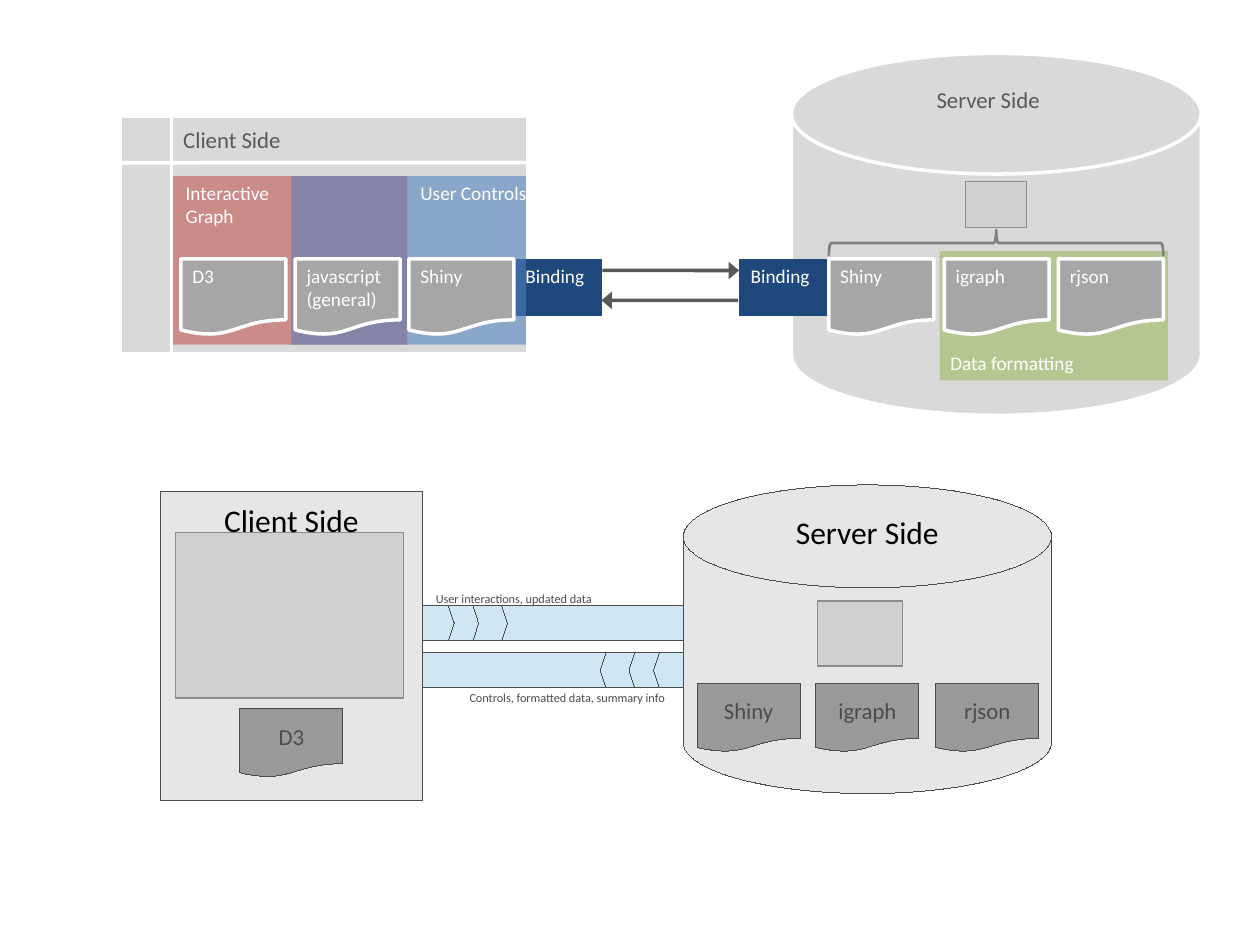
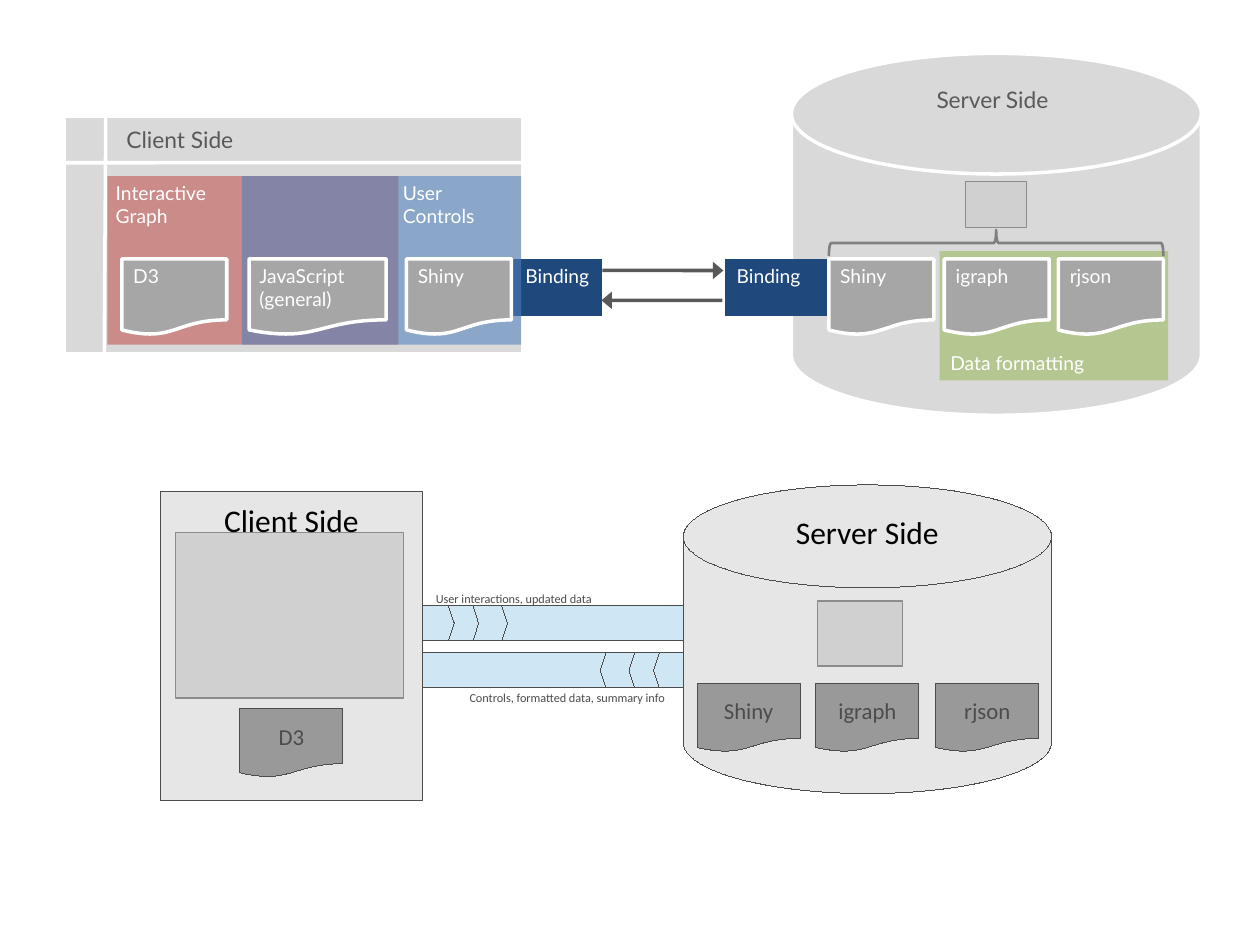
Before and after one commit to andeek/CreativeComponent, a slide deck: slide 1 of paper/images/images.pptx. Drawn at 1260x945 pixels with LibreOffice and Linux fonts; fonts in the diff are those of the drawing; grey boxes stand for pictures. Boxes give left, top, right and bottom in pixels: in the first picture for what was removed or moved away, otherwise in the second. Text is boxed around its words. In the diff, an @@ line names an element or a change of style, - is before the commit and + after.

```diff
--- a/paper/images/images.pptx
+++ b/paper/images/images.pptx
@@ freeform shape: place and size @@
-freeform shape at [121,116,529,354]
+freeform shape at [64,115,524,354]
@@ text "Client Side": place and size @@
-text "Client Side" at [183,132,281,148]
+text "Client Side" at [126,131,233,148]
@@ font Calibri to Lato in 12 elements at [950,356,1084,374], [840,269,886,286], [1070,269,1112,286], [956,269,1009,287], [418,269,464,286], [525,268,589,287], [737,268,801,287], [126,131,233,148], [133,269,159,283], [403,186,475,223], [937,91,1048,108], [116,186,206,226] @@
@@ text "Interactive Graph": place and size @@
-text "Interactive Graph" at [186,187,269,226]
+text "Interactive Graph" at [116,186,206,226]
@@ rectangle: place and size @@
-rectangle at [173,176,407,345]
+rectangle at [107,176,398,345]
@@ rectangle: place and size @@
-rectangle at [291,176,525,345]
+rectangle at [242,176,522,345]
@@ text "User Controls": place and size @@
-text "User Controls" at [420,186,526,200]
+text "User Controls" at [403,186,475,223]
@@ text "D3": place and size @@
-text "D3" at [192,271,214,283]
+text "D3" at [133,269,159,283]
@@ flow chart document: place and size @@
-flow chart document at [181,258,286,334]
+flow chart document at [122,258,227,334]
@@ text "JavaScript": place and size @@
-text "JavaScript" at [307,270,382,309]
+text "JavaScript" at [259,269,344,310]
@@ flow chart document: place and size @@
-flow chart document at [295,258,399,334]
+flow chart document at [249,258,387,334]
@@ text at [259,269,344,286]: text changed; font Calibri to Lato @@
-javascript
+JavaScript
@@ text "Binding": place and size @@
-text "Binding" at [751,269,810,287]
+text "Binding" at [737,268,801,287]
@@ rectangle: place and size @@
-rectangle at [740,258,926,315]
+rectangle at [726,258,926,315]
@@ text at [259,291,331,310]: font Calibri to Lato in "(general)" @@
@@ arrow moved from (602, 271) - (740, 271) to (602, 271) - (723, 271) @@
@@ arrow moved from (601, 300) - (738, 300) to (601, 300) - (722, 300) @@
```
Also in this commit, not shown: 4 other slides changed, 1 slide added, 34 other files.
